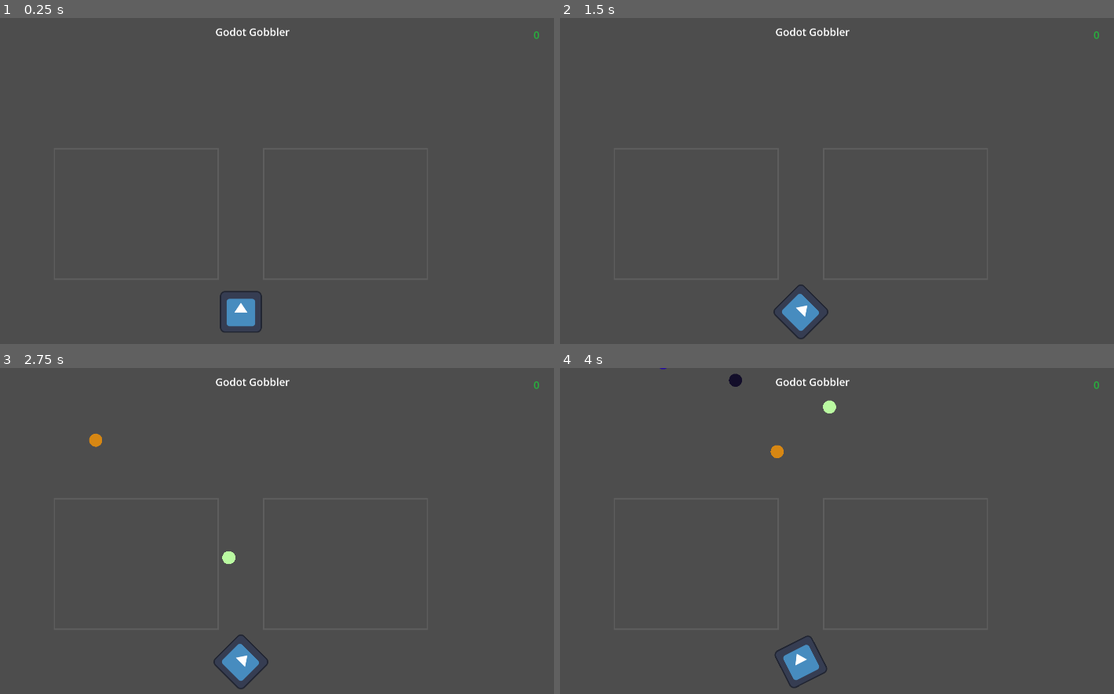
Above: before the commit, frames 1-4 (two rows, left to right).
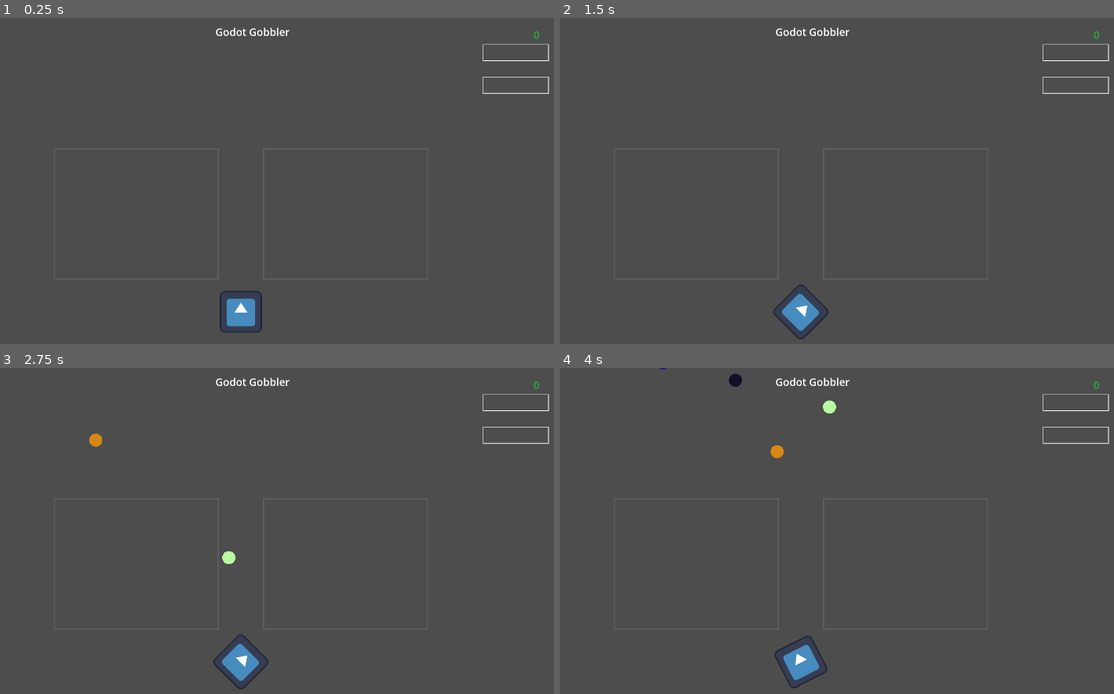
Above: after the commit, the same moments.

Repository: ggolden/Godot-gobbler
Game: Godot game, scene res://godot_gobbler.tscn
Two runs of this game, one before a commit and one after it. Both use one fixed random seed, a clock stepped at 60 frames per second and the inputs below. The engine's default icon, where the game draws it, is replaced by a stand-in: a white triangle on a blue panel in a dark square.
Inputs:
- Up to frame 1 (0.25 s): no input
- Up to frame 2 (1.5 s): tap Enter (ui_accept) at 0.5, 0.77 s; hold Right (ui_right) 0.53-1.28 s; hold Left (ui_left) from 1.28 s (still down)
- Up to frame 3 (2.75 s): tap Enter (ui_accept) at 1.52 s; release Left (ui_left) at 2.03 s; hold Right (ui_right) from 2.03 s (still down)
- Up to frame 4 (4 s): release Right (ui_right) at 2.78 s; hold Up (ui_up) 2.78-3.53 s; tap Enter (ui_accept) at 3.02, 3.77 s; hold Left (ui_left) from 3.53 s (still down)

The runs differ from the first frame. In frame 1, 0.2% of the frame differs, in the area x 87-100%, y 7-24%; in frame 2, 0.2%; in frame 3, 0.2%; in frame 4, 0.2%.

Commit message:
added level_bar and two instances in the game_controller to level up with score and with the high value gobbles

Diff:
--- a/game_controller.gd
+++ b/game_controller.gd
@@ -12,6 +12,11 @@
 	score += by
 	display_score()
 	score_changed.emit(old_score, score)
+	$score_bar.adjust_value(by)
+	if (by > 2):
+		$special_bar.adjust_value(by)
 
 func _ready():
+	$score_bar.reset()
+	$special_bar.reset()
 	display_score()
--- a/game_controller.tscn
+++ b/game_controller.tscn
@@ -1,6 +1,7 @@
-[gd_scene load_steps=2 format=3 uid="uid://c41vxq1bxhibu"]
+[gd_scene load_steps=3 format=3 uid="uid://c41vxq1bxhibu"]
 
 [ext_resource type="Script" path="res://game_controller.gd" id="1_0s600"]
+[ext_resource type="PackedScene" uid="uid://c7ijksw3qa7c6" path="res://level_bar.tscn" id="2_ojkm8"]
 
 [node name="game_controller" type="Node2D"]
 script = ExtResource("1_0s600")
@@ -22,3 +23,10 @@
 theme_override_font_sizes/font_size = 32
 text = "9999"
 horizontal_alignment = 1
+
+[node name="score_bar" parent="." instance=ExtResource("2_ojkm8")]
+position = Vector2(1700, 80)
+
+[node name="special_bar" parent="." instance=ExtResource("2_ojkm8")]
+position = Vector2(1700, 180)
+bar_color = Color(0.717647, 0.054902, 0.827451, 1)
--- /dev/null
+++ b/level_bar.gd
@@ -0,0 +1,42 @@
+@tool
+extends Node2D
+
+@export var dimensions: Vector2 = Vector2(200, 50)
+@export var min_value: float = 0
+@export var max_value: float = 100
+@export var border_color: Color = Color.WHITE
+@export var bar_color: Color = Color.SEA_GREEN
+
+var value: float = 50
+const border: float = 2
+
+# Called when the node enters the scene tree for the first time.
+func _ready():
+	pass
+
+# Called every frame. 'delta' is the elapsed time since the previous frame.
+func _process(delta):
+	pass
+
+func _draw():
+	var pct: float = (value - min_value) / (max_value - min_value)
+	const half_border: float = border / 2
+	draw_rect(Rect2(half_border, half_border, dimensions.x, dimensions.y), border_color, false, border)
+
+	if (pct > 0):
+		var width = pct * (dimensions.x - border)
+		var height = dimensions.y - border
+		draw_rect(Rect2(border, border, width, height), bar_color, true)
+
+func reset():
+	value = 0
+	queue_redraw()
+
+func adjust_value(by: float):
+	value += by
+	if (value > max_value):
+		value = max_value
+	if (value < min_value):
+		value = min_value
+	print("adjusting by: " + str(by) + "  to: " + str(value))
+	queue_redraw()
--- /dev/null
+++ b/level_bar.tscn
@@ -0,0 +1,6 @@
+[gd_scene load_steps=2 format=3 uid="uid://c7ijksw3qa7c6"]
+
+[ext_resource type="Script" path="res://level_bar.gd" id="1_k8vvc"]
+
+[node name="LevelBar" type="Node2D"]
+script = ExtResource("1_k8vvc")
